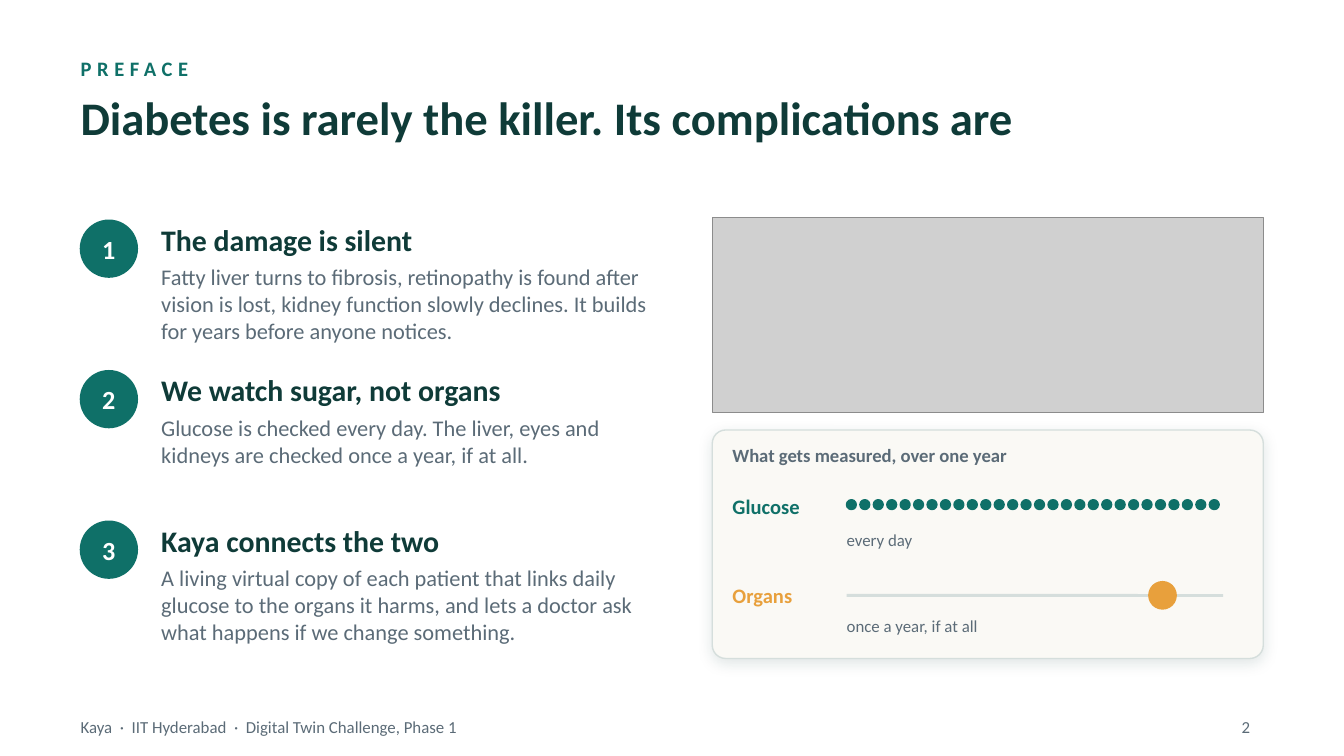
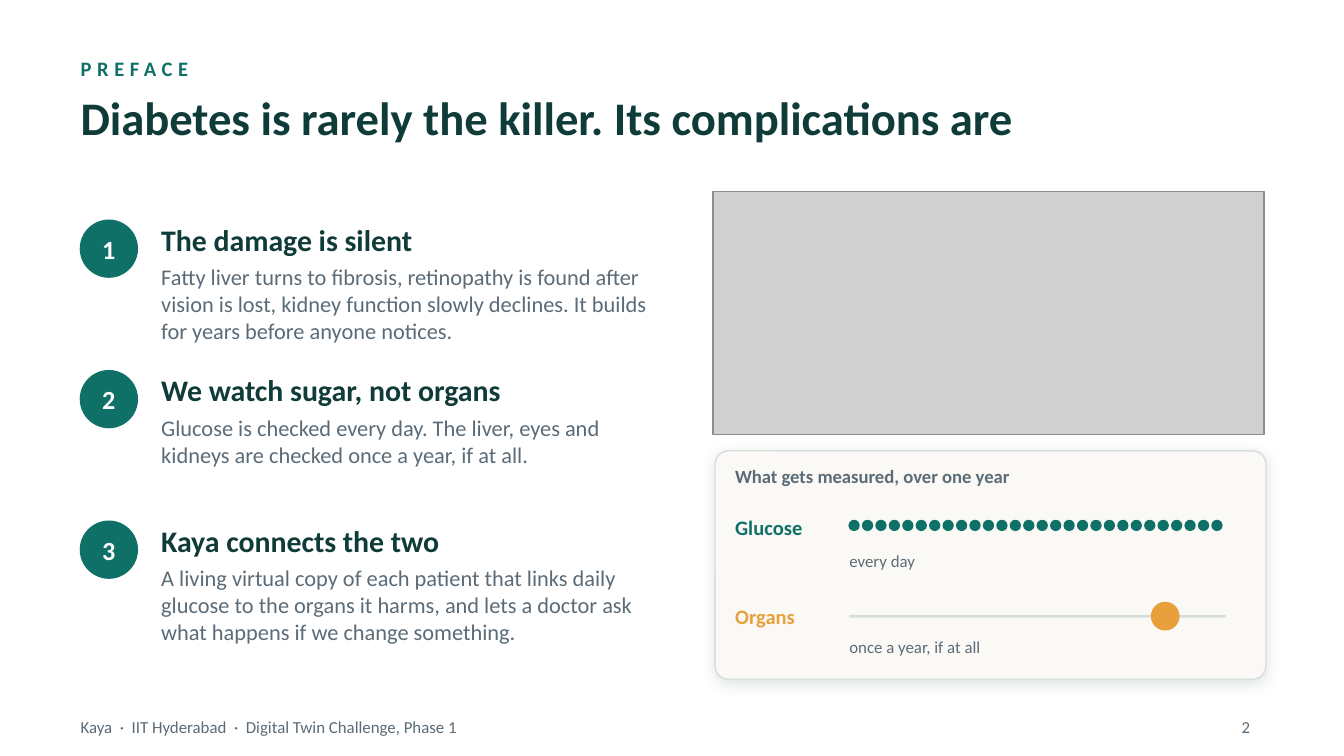
Before and after one commit to Dulari-Bhushan/Digital-Twin-for-healthcare, a slide deck: slide 2 of Kaya_IIT-Hyderabad/docs/Kaya_pitch_deck.pptx. Drawn at 1344x756 pixels with LibreOffice and Linux fonts; fonts in the diff are those of the drawing; grey boxes stand for pictures; background and template pictures are left out. Boxes give left, top, right and bottom in pixels: in the first picture for what was removed or moved away, otherwise in the second. Text is boxed around its words. In the diff, an @@ line names an element or a change of style, - is before the commit and + after.

```diff
--- a/Kaya_IIT-Hyderabad/docs/Kaya_pitch_deck.pptx
+++ b/Kaya_IIT-Hyderabad/docs/Kaya_pitch_deck.pptx
@@ picture: place and size @@
-picture at <box>712,218,1263,413</box>
+picture at <box>712,192,1263,435</box>
@@ 10 ellipses, 2 texts, 1 line: place and size @@
-10 ellipses, 2 texts, 1 line at <box>847,500,1223,635</box>
+10 ellipses, 2 texts, 1 line at <box>849,520,1226,656</box>
@@ 19 ellipses, 3 texts, 1 rounded rectangle: place and size @@
-19 ellipses, 3 texts, 1 rounded rectangle at <box>712,430,1263,659</box>
+19 ellipses, 3 texts, 1 rounded rectangle at <box>715,450,1266,679</box>
```
Also in this commit, not shown: 9 other slides changed, 1 slide added, 13 other files.
